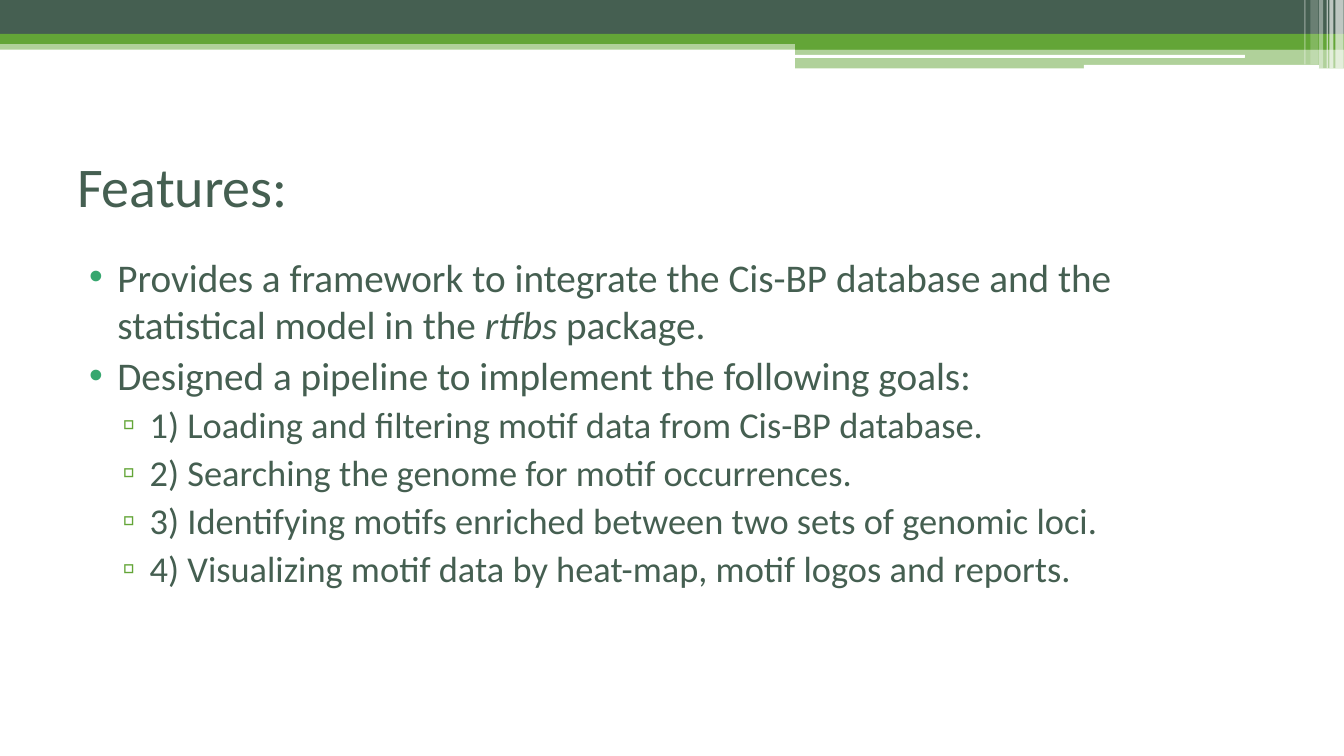
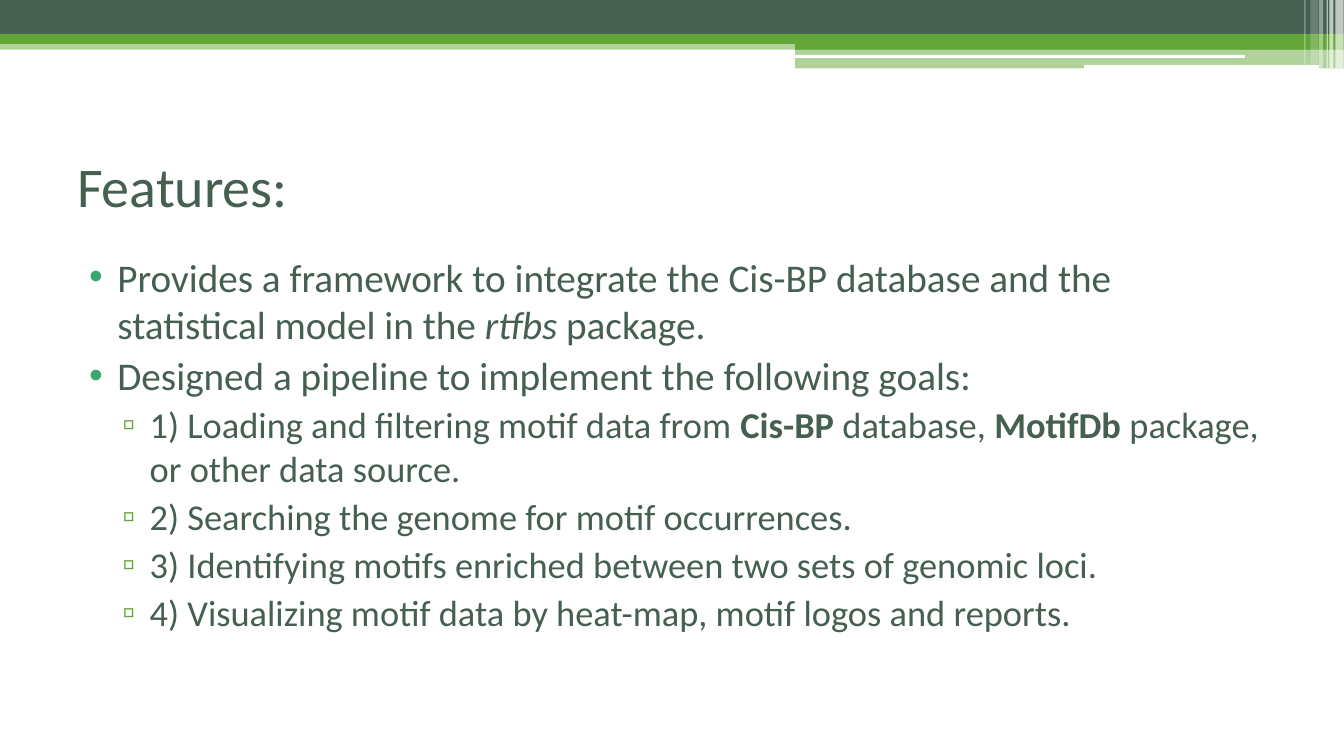
Before and after one commit to Danko-Lab/rtfbs_db, a slide deck: slide 2 of rtfbsdb-tutorial.pptx. Drawn at 1344x756 pixels with LibreOffice and Linux fonts; fonts in the diff are those of the drawing. Boxes give left, top, right and bottom in pixels: in the first picture for what was removed or moved away, otherwise in the second. Text is boxed around its words. In the diff, an @@ line names an element or a change of style, - is before the commit and + after.

Commit message:
Importing HOCOMOCO and MotifDB.

```diff
--- a/rtfbsdb-tutorial.pptx
+++ b/rtfbsdb-tutorial.pptx
@@ text at (x1=150, y1=411, x2=1258, y2=483): text changed @@
-  ▫ 1) Loading and filtering motif data from Cis-BP database.
+  ▫ 1) Loading and filtering motif data from Cis-BP database, MotifDb package, or other data source.
```
Also in this commit, not shown: 3 other slides changed, 3 slides added, 10 other files.
